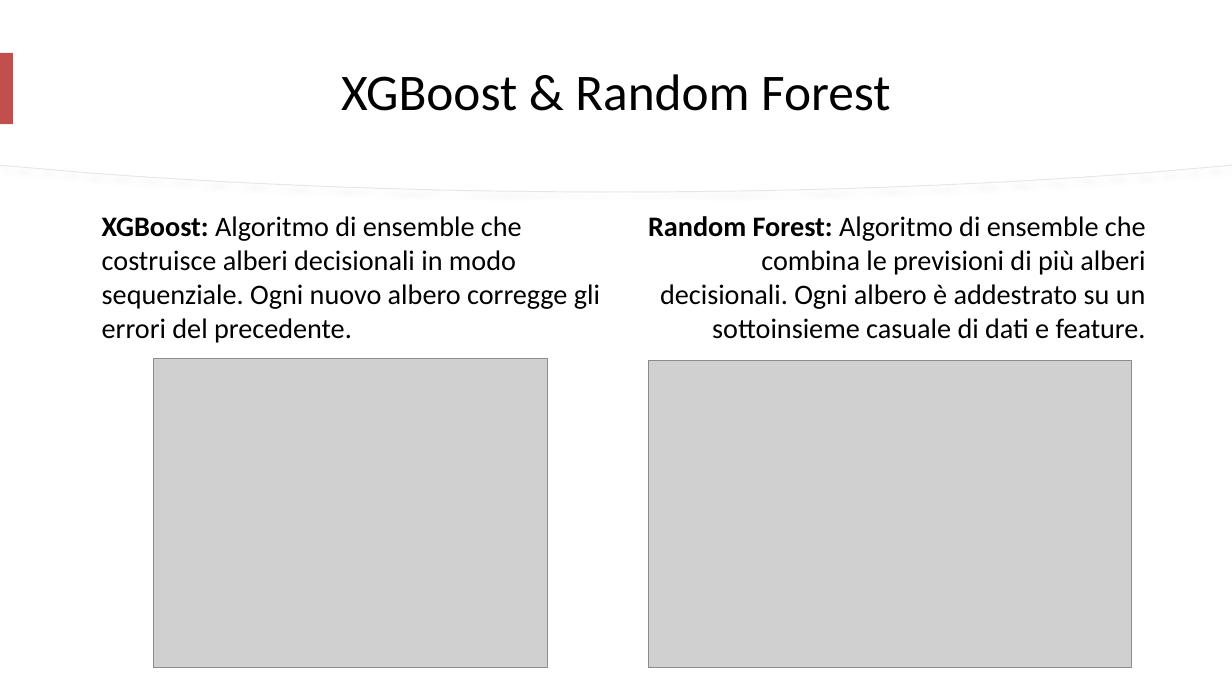
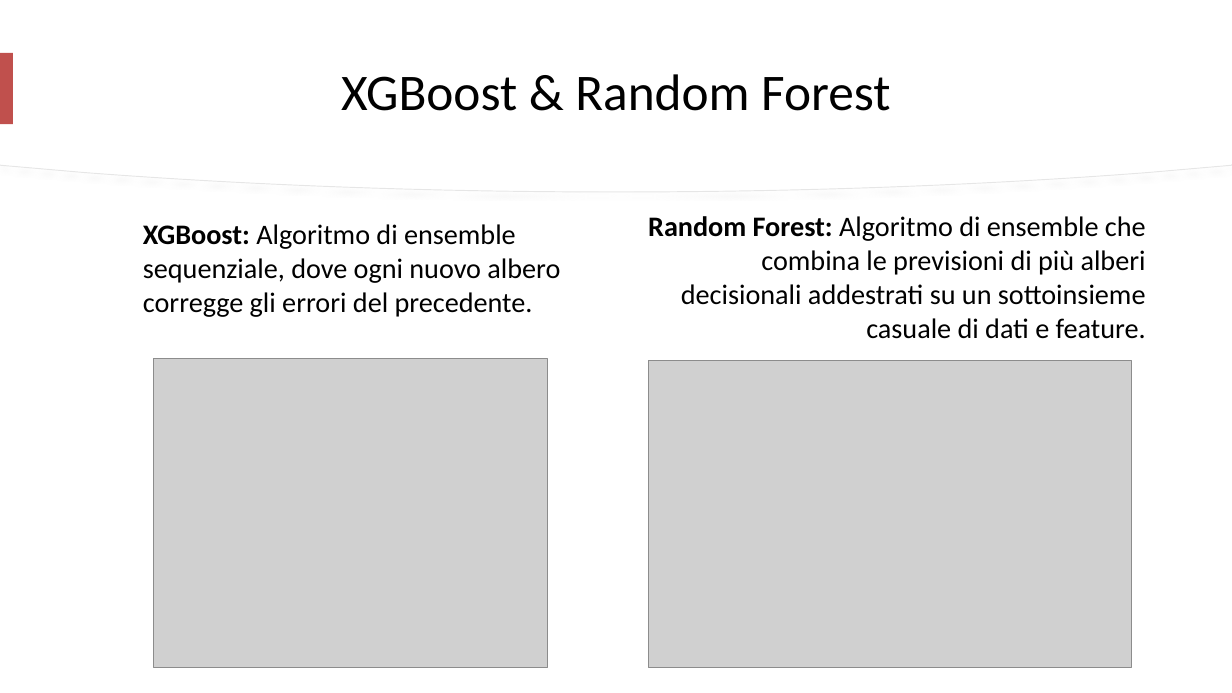
Before and after one commit to mtomas03/Thesis_Paper, a slide deck: slide 9 of Presentation.pptx. Drawn at 1232x693 pixels with LibreOffice and Linux fonts; fonts in the diff are those of the drawing; grey boxes stand for pictures. Boxes give left, top, right and bottom in pixels: in the first picture for what was removed or moved away, otherwise in the second. Text is boxed around its words. In the diff, an @@ line names an element or a change of style, - is before the commit and + after.

```diff
--- a/Presentation.pptx
+++ b/Presentation.pptx
@@ text at [143,224,560,317]: text changed @@
-XGBoost: Algoritmo di ensemble che costruisce alberi decisionali in modo sequenziale. Ogni nuovo albero corregge gli errori del precedente.
+XGBoost: Algoritmo di ensemble sequenziale, dove ogni nuovo albero corregge gli errori del precedente.
@@ text at [648,216,1146,339]: text changed @@
-Random Forest: Algoritmo di ensemble che combina le previsioni di più alberi decisionali. Ogni albero è addestrato su un sottoinsieme casuale di dati e feature.
+Random Forest: Algoritmo di ensemble che combina le previsioni di più alberi decisionali addestrati su un sottoinsieme casuale di dati e feature.
```
Also in this commit, not shown: 6 other slides changed.
